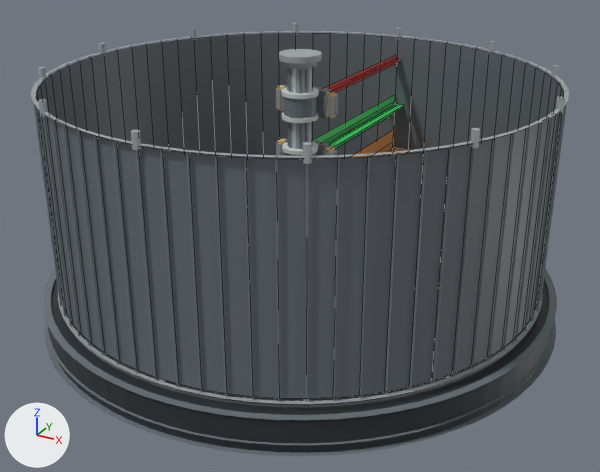
One commit to the Blender file wflevels/mirror_haze/mirror_haze.blend: the scene before it, then after it.
The view is the same before and after, from a 50 mm lens placed at (6.54, -11.9, 6.71), pointed at (0.17, -0.32, 0.92). Every picture has the same lights, and +X, +Y and +Z are marked at lower left. The picture after the commit comes second. Mesh edges are drawn as thin lines on the coarser meshes.

Script lines for the objects in view, before the commit:
```python
me_instrument = bpy.data.meshes.new('Instrument')
me_instrument.from_pydata(...)  # 7440 vertices, 1634 faces; spans x -4.53..4.53, y -4.53..4.53, z -0.53..4.0
# faces by material slot: [74, 976, 164, 420]
me_instrument.materials.append(mat_black)  # dark grey #2b3035
me_instrument.materials.append(mat_edge)  # grey #6f797e
me_instrument.materials.append(mat_bright)  # light grey #d3d7d7
me_instrument.materials.append(mat_metal)  # grey #a0a6aa
me_minutehaze = bpy.data.meshes.new('MinuteHaze')
me_minutehaze.from_pydata([(-0.21, 0.28, 2.2), (0.21, 0.28, 2.2), (0.21, 4.15, 2.2), (-0.21, 4.15, 2.2), (0.0, 0.28, 1.99), (0.0, 4.15, 1.99), (0.0, 4.15, 2.41), (0.0, 0.28, 2.41)], [], [(0, 1, 2, 3), (4, 5, 6, 7)])
me_minutehaze.materials.append(mat_greenhaze)  # green #38cb61
me_secondhaze = bpy.data.meshes.new('SecondHaze')
me_secondhaze.from_pydata([(-0.09, 0.28, 3.15), (0.09, 0.28, 3.15), (0.09, 4.15, 3.15), (-0.09, 4.15, 3.15), (0.0, 0.28, 3.06), (0.0, 4.15, 3.06), (0.0, 4.15, 3.24), (0.0, 0.28, 3.24)], [], [(0, 1, 2, 3), (4, 5, 6, 7)])
me_secondhaze.materials.append(mat_redhaze)  # red #d3382c
ob_instrument = bpy.data.objects.new('Instrument', me_instrument)
ob_instrument.location = (0.0, 0.0, 0.0)
ob_minutehaze = bpy.data.objects.new('MinuteHaze', me_minutehaze)
ob_minutehaze.location = (0.0, 0.0, 0.0)
ob_secondhaze = bpy.data.objects.new('SecondHaze', me_secondhaze)
ob_secondhaze.location = (0.0, 0.0, 0.0)
# also in view: 'Gauze' at (0.0, 0.0, 1.88); 'MinuteMirror' at (0.0, 0.09, 2.2); 'SecondMirror' at (0.0, 0.09, 3.15)
```
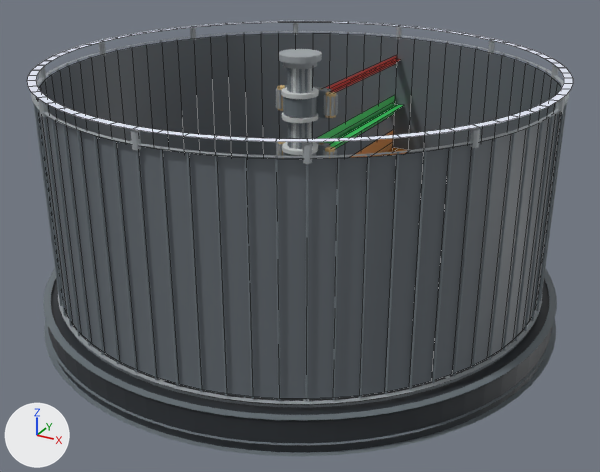
Changed parts and their boxes (x1, y1, x2, y2) in the pictures (600 x 472 px):
'NightRing', added: after (27, 21, 573, 142)

The edits, one by one:
Material 'nightlight' (mat_nightlight) is new.
Its base color is (0.85, 0.88, 1.0) (white #edf1ff).
Mesh me_nightring is new.
It has 288 vertices, 72 faces and spans x -4.26..4.26, y -4.26..4.26, z 3.82.
It uses material mat_nightlight (white #edf1ff).
Object 'NightRing' (ob_nightring) is new; it shows me_nightring.
Its location is (0.0, 0.0, 0.0).
